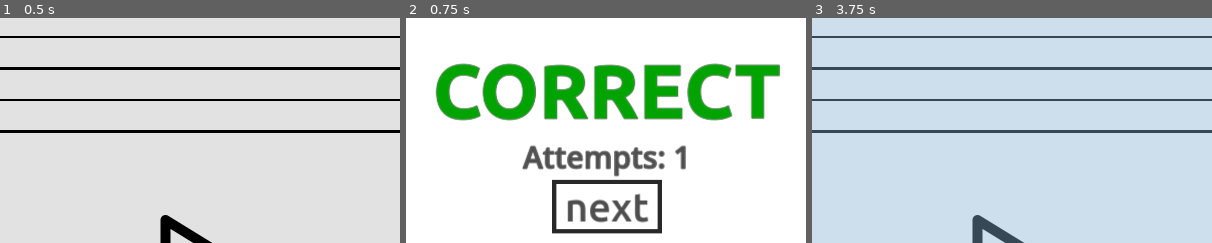
Above: before the commit, frames 1-3 (left to right).
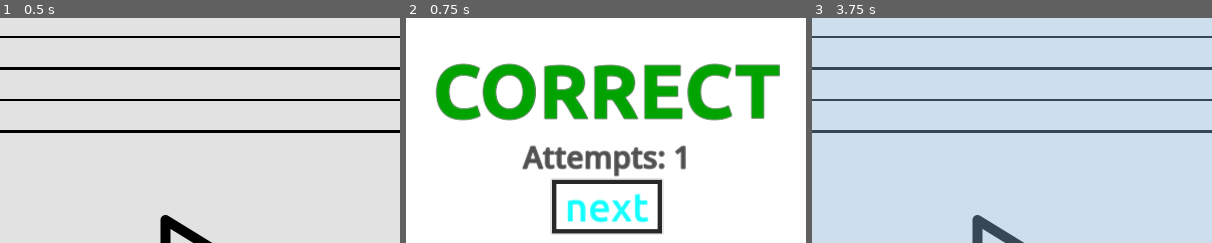
Above: after the commit, the same moments.

Repository: Sniggiho/COMP225-Reluna
Game: Godot game, scene res://Scenes/firstScene.tscn
Same seed, same stepped clock (60 frames per second), same inputs: the game is played once before the commit and once after it.
Inputs (mouse positions are % of the whole screen's width and height, from its top left):
- Up to frame 1 (0.5 s): no input
- Up to frame 2 (0.75 s): click (73, 81) at 0.5 s
- Up to frame 3 (3.75 s): click (49, 76) at 1.25 s; click (49, 76) at 2 s; click "next" at 2.75 s; click (4, 7) at 3.5 s
The pictures show only the part of the screen within x 25-75%, y 23-73%; the shares and areas given below are measured in that part.

Frame 1 is identical in both runs. In frame 2, 2.0% of the frame differs, in the area x 36-65%, y 71-97%; in frame 3, nothing differs.
Error in both runs: Invalid assignment of index '0' (on base: 'Array') with value of type 'bool'. (res://Scenes/LevelManager/LevelManager.gd:87)

Commit message:
added mouse enter to all the buttons in firstScene

Diff:
--- /dev/null
+++ b/Project/Scenes/CheckButton.gd
@@ -0,0 +1,7 @@
+extends TextureButton
+
+
+
+
+func _on_mouse_entered():
+	grab_focus()
--- a/Project/Scenes/Feedback.gd
+++ b/Project/Scenes/Feedback.gd
@@ -15,19 +15,25 @@
 ## "esc" allows for user to force quit and return to current level
 ## no focus on return and next button until use arrow keys
 ## "enter" will press the button
+
 func _input(event):
 	if event.is_action_pressed("ui_cancel"):
 		SceneTransition.change_scene("res://Scenes/firstScene.tscn")
-	if _returnButton.visible and (event.is_action_pressed("ui_left") or event.is_action_pressed("ui_right") or event.is_action_pressed("ui_down") or event.is_action_pressed("ui_up")):
-		_returnButton.grab_focus()
-	if _nextButton.visible and (event.is_action_pressed("ui_left") or event.is_action_pressed("ui_right") or event.is_action_pressed("ui_down") or event.is_action_pressed("ui_up")):
-		_nextButton.grab_focus()
+	#if _returnButton.visible and (event.is_action_pressed("ui_left") or event.is_action_pressed("ui_right") or event.is_action_pressed("ui_down") or event.is_action_pressed("ui_up")):
+	#	_returnButton.grab_focus()
+	#if _nextButton.visible and (event.is_action_pressed("ui_left") or event.is_action_pressed("ui_right") or event.is_action_pressed("ui_down") or event.is_action_pressed("ui_up")):
+	#	_nextButton.grab_focus()
 	if _returnButton.has_focus() and event.is_action_pressed("ui_accept"):
 		hide()
 	if _nextButton.has_focus() and event.is_action_pressed("ui_accept"):
 		hide()
 		get_node("../LevelManager")._reset()
 
+func _process(delta):
+	if _returnButton.visible:
+		_returnButton.grab_focus()
+	if _nextButton.visible:
+		_nextButton.grab_focus()
 ## display feedback window when check button is pressed
 func _on_check_button_pressed():
 	show()
--- /dev/null
+++ b/Project/Scenes/Note/Button.gd
@@ -0,0 +1,7 @@
+extends Button
+
+
+
+
+func _on_mouse_entered():
+	grab_focus()
--- a/Project/Scenes/Note/note.tscn
+++ b/Project/Scenes/Note/note.tscn
@@ -1,6 +1,7 @@
-[gd_scene load_steps=7 format=3 uid="uid://bw1j8vgpnjrk8"]
+[gd_scene load_steps=8 format=3 uid="uid://bw1j8vgpnjrk8"]
 
 [ext_resource type="Script" path="res://Scenes/Note/Note.gd" id="1_2wmyl"]
+[ext_resource type="Script" path="res://Scenes/Note/Button.gd" id="2_7eit0"]
 [ext_resource type="Texture2D" uid="uid://ck0uip1cbdrkq" path="res://Scenes/Note/thickNote2.png" id="2_e4kmj"]
 [ext_resource type="Texture2D" uid="uid://fwm6q230qh27" path="res://Scenes/Note/quarter2.png" id="2_m8vj1"]
 
@@ -73,6 +74,7 @@
 theme_override_styles/focus = SubResource("StyleBoxEmpty_s86jd")
 action_mode = 0
 flat = true
+script = ExtResource("2_7eit0")
 
 [node name="SelectedImage" type="Sprite2D" parent="Button"]
 modulate = Color(0, 1, 1, 1)
@@ -94,6 +96,7 @@
 position = Vector2(-1.125, 0)
 shape = SubResource("RectangleShape2D_q24im")
 
+[connection signal="mouse_entered" from="Button" to="Button" method="_on_mouse_entered"]
 [connection signal="pressed" from="Button" to="." method="select"]
 [connection signal="pressed" from="Button" to="AudioStreamPlayer" method="playDetuned"]
 [connection signal="area_entered" from="Area2D" to="AudioStreamPlayer" method="_on_area_2d_area_entered"]
--- /dev/null
+++ b/Project/Scenes/PlayButton.gd
@@ -0,0 +1,7 @@
+extends TextureButton
+
+
+
+
+func _on_mouse_entered():
+	grab_focus()
--- a/Project/Scenes/firstScene.tscn
+++ b/Project/Scenes/firstScene.tscn
@@ -10,8 +10,10 @@
 [ext_resource type="Texture2D" uid="uid://c8u1gdexyrdyn" path="res://RelunaIcons/checkEmpty.png" id="5_mk5gt"]
 [ext_resource type="Texture2D" uid="uid://ikn1k8wp15am" path="res://RelunaIcons/playHighlighted.png" id="7_kusi7"]
 [ext_resource type="Texture2D" uid="uid://cxbfhp8by63gd" path="res://RelunaIcons/hint.png" id="8_c0d27"]
+[ext_resource type="Script" path="res://Scenes/PlayButton.gd" id="8_gyu0r"]
 [ext_resource type="Texture2D" uid="uid://r001jll7cuxa" path="res://RelunaIcons/checkHighlighted.png" id="9_k7p43"]
 [ext_resource type="Texture2D" uid="uid://bojfpfwpd3vbg" path="res://RelunaIcons/hintHighlighted.png" id="11_mmdue"]
+[ext_resource type="Script" path="res://Scenes/CheckButton.gd" id="11_tqw5o"]
 [ext_resource type="Script" path="res://Scenes/Feedback.gd" id="12_plc4t"]
 
 [node name="Main" type="Node2D"]
@@ -52,6 +54,7 @@
 texture_normal = ExtResource("3_ad746")
 texture_hover = ExtResource("7_kusi7")
 texture_focused = ExtResource("7_kusi7")
+script = ExtResource("8_gyu0r")
 
 [node name="CheckButton" type="TextureButton" parent="."]
 offset_left = 1093.0
@@ -63,6 +66,7 @@
 texture_normal = ExtResource("5_mk5gt")
 texture_hover = ExtResource("9_k7p43")
 texture_focused = ExtResource("9_k7p43")
+script = ExtResource("11_tqw5o")
 
 [node name="HintButton" type="TextureButton" parent="."]
 visible = false
@@ -180,7 +184,9 @@
 text = " next "
 
 [connection signal="pressed" from="ReturnButton" to="LevelManager" method="_on_return_button_pressed"]
+[connection signal="mouse_entered" from="PlayButton" to="PlayButton" method="_on_mouse_entered"]
 [connection signal="pressed" from="PlayButton" to="." method="_on_play_button_pressed"]
+[connection signal="mouse_entered" from="CheckButton" to="CheckButton" method="_on_mouse_entered"]
 [connection signal="pressed" from="CheckButton" to="LevelManager" method="checkPlayerInput"]
 [connection signal="pressed" from="CheckButton" to="Feedback" method="_on_check_button_pressed"]
 [connection signal="pressed" from="Feedback/PanelContainer/CenterContainer/MarginContainer/VBoxContainer/HBoxContainer/ReturnButton" to="Feedback" method="_on_return_button_pressed"]
Not shown: 1 places in Project/Scenes/firstScene.tscn that only renumber resources
